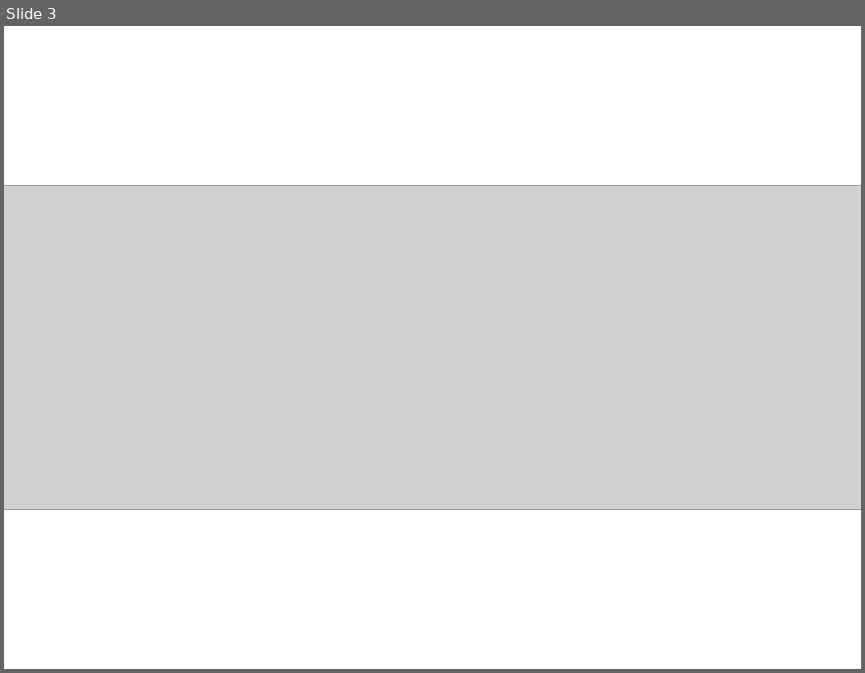
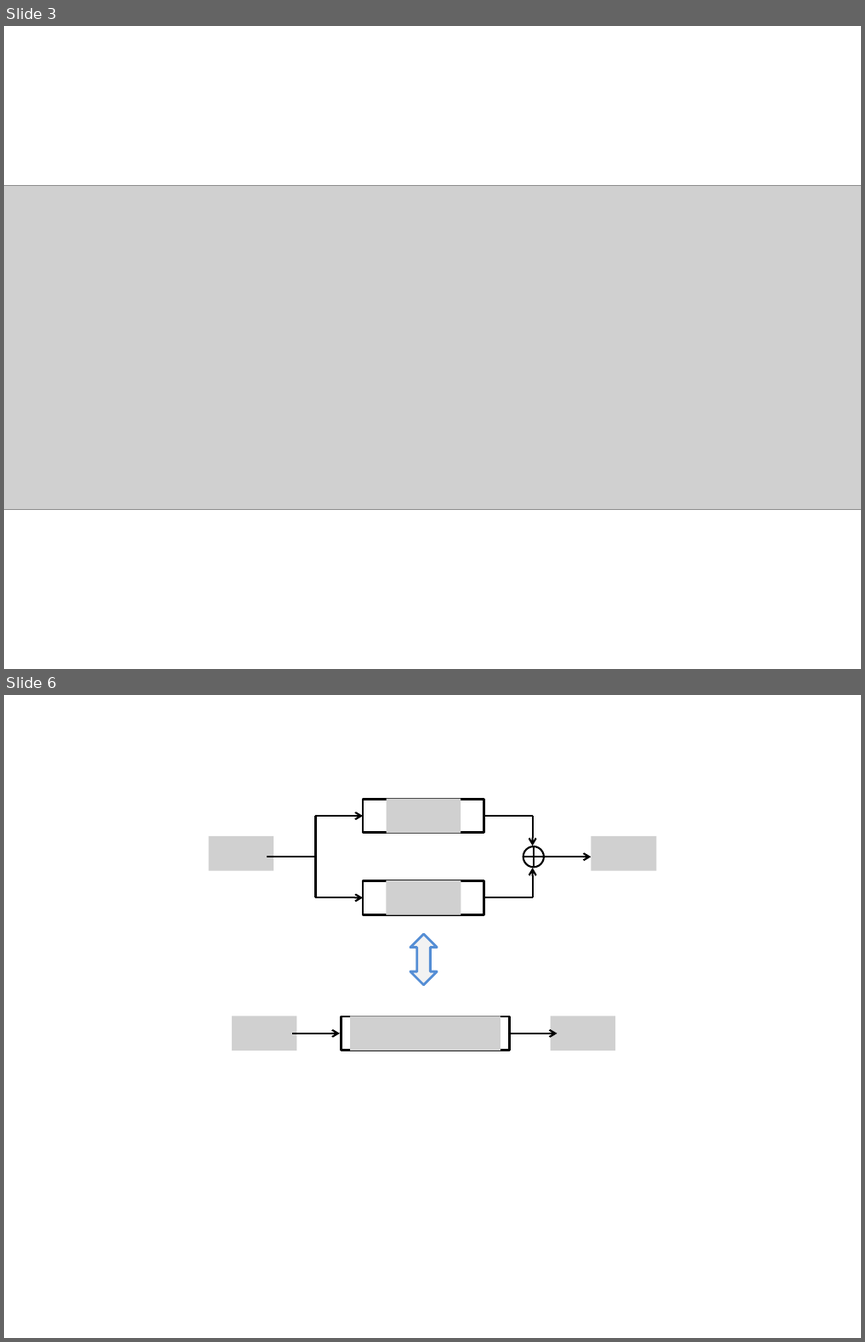
Before and after one commit to answeredbyablemind/answeredbyablemind.github.io, a slide deck: pics/2019-06-18-Discrete_Time_Convolution/pics.pptx. Shown one above the other, each under a label of ours: slide 3 before the commit, slides 3 and 6 after it; the slides between them are not shown. The pictures are 865x673 and 865x1342 pixels, drawn with LibreOffice and Linux fonts; fonts in the diff are those of the drawing; grey boxes stand for pictures. Boxes give left, top, right and bottom in pixels: in the first picture for what was removed or moved away, otherwise in the second. Text is boxed around its words. In the diff, an @@ line names an element or a change of style, - is before the commit and + after.

```diff
--- a/pics/2019-06-18-Discrete_Time_Convolution/pics.pptx
+++ b/pics/2019-06-18-Discrete_Time_Convolution/pics.pptx
@@ slide 6 added at [4, 695, 861, 1338], background #FFFFFF @@
@@ arrow added from (316, 816) to (363, 816), #000000 1.5 pt @@
@@ line added from (316, 816) to (316, 897), #000000 1.5 pt @@
@@ rectangle added at [363, 799, 484, 832], fill #FFFFFF, outline #000000 2 pt @@
@@ picture added at [386, 799, 460, 833] @@
@@ line added from (483, 816) to (533, 816), #000000 1.5 pt @@
@@ arrow added from (533, 816) to (533, 845), #000000 1.5 pt @@
@@ picture added at [209, 836, 274, 871] @@
@@ flow chart or added at [523, 846, 544, 868], fill #FFFFFF, outline #000000 1.5 pt @@
@@ picture added at [590, 836, 656, 871] @@
@@ line added from (267, 857) to (316, 857), #000000 1.5 pt @@
@@ arrow added from (533, 897) to (533, 868), #000000 1.5 pt @@
@@ arrow added from (544, 857) to (590, 857), #000000 1.5 pt @@
@@ arrow added from (316, 897) to (363, 897), #000000 1.5 pt @@
@@ rectangle added at [363, 881, 484, 914], fill #FFFFFF, outline #000000 2 pt @@
@@ picture added at [386, 880, 460, 914] @@
@@ line added from (484, 897) to (533, 897), #000000 1.5 pt @@
@@ up down arrow added at [410, 934, 437, 985], fill #F2F2F2, outline #558ED5 2 pt @@
@@ picture added at [232, 1015, 297, 1049] @@
@@ rectangle added at [341, 1016, 510, 1049], fill #FFFFFF, outline #000000 2 pt @@
@@ picture added at [350, 1015, 500, 1049] @@
@@ picture added at [550, 1015, 615, 1049] @@
@@ arrow added from (293, 1033) to (340, 1033), #000000 1.5 pt @@
@@ arrow added from (510, 1033) to (556, 1033), #000000 1.5 pt @@
```
Also in this commit, not shown: 2 slides changed, 6 other files.
